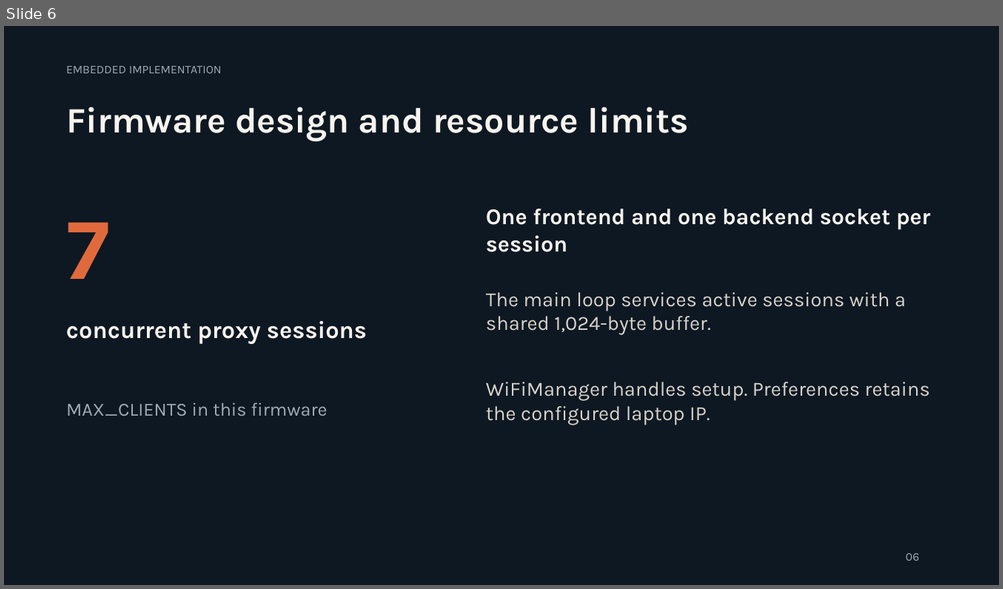
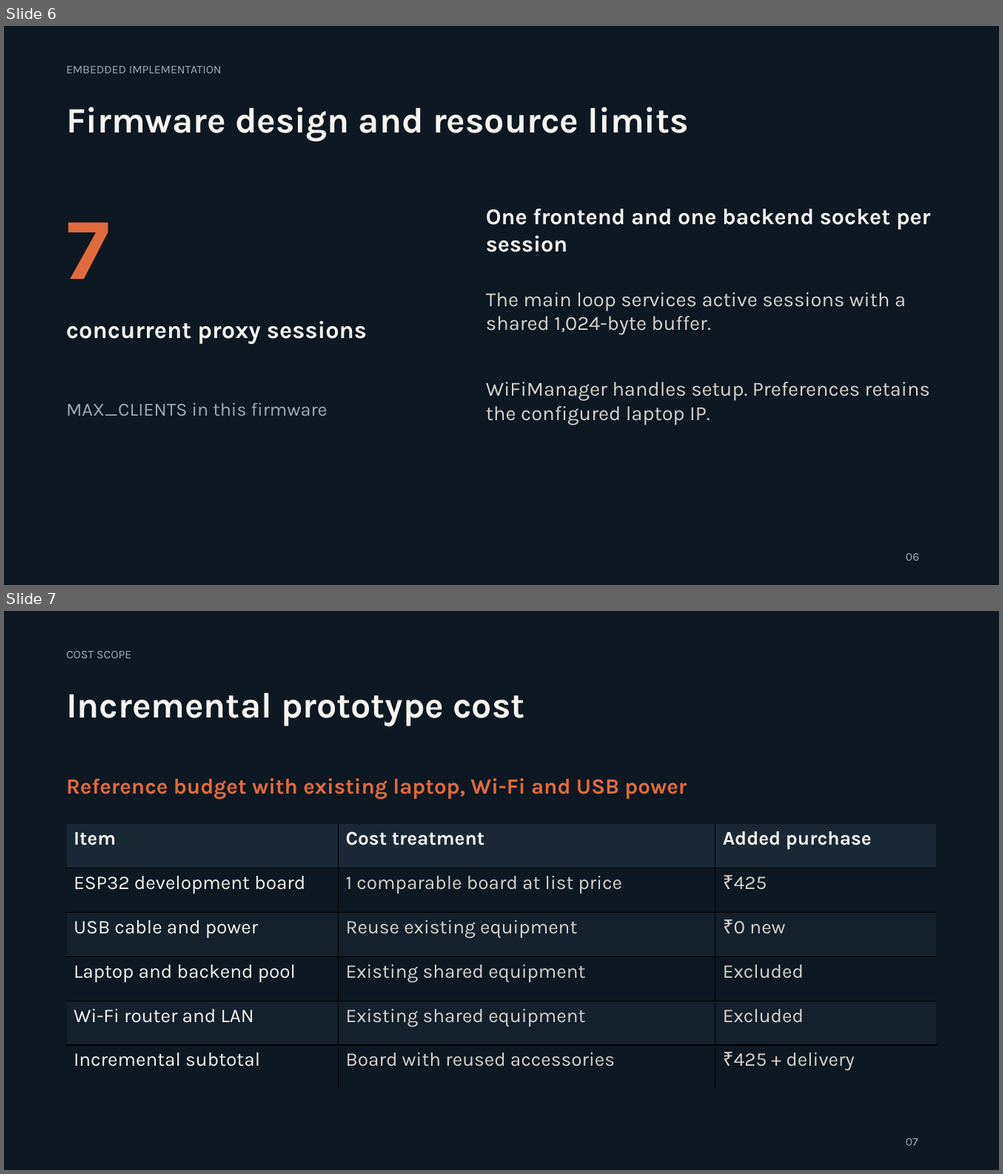
Before and after one commit to Abhyuday-06/Esp32LoadBal, a slide deck: presentation/ESP32_RL_Load_Balancer.pptx. Shown one above the other, each under a label of ours: slide 6 before the commit, slides 6 and 7 after it. The pictures are 1003x589 and 1003x1174 pixels, drawn with LibreOffice and Linux fonts; fonts in the diff are those of the drawing. Boxes give left, top, right and bottom in pixels: in the first picture for what was removed or moved away, otherwise in the second. Text is boxed around its words. In the diff, an @@ line names an element or a change of style, - is before the commit and + after.

Commit message:
docs: add DA3 cost comparison and savings analysis

```diff
--- a/presentation/ESP32_RL_Load_Balancer.pptx
+++ b/presentation/ESP32_RL_Load_Balancer.pptx
@@ slide 7 added at (4,611,999,1170), background #0E1822 @@
@@ text added at (66,651,131,658), 11.2 pt, text #A0ABB5 @@
+COST SCOPE
@@ text added at (66,693,524,726), 34.5 pt, text #F7F4EE, bold @@
+Incremental prototype cost
@@ text added at (66,778,686,799), 21 pt, text #E16A3D, bold @@
+Reference budget with existing laptop, Wi-Fi and USB power
@@ table added at (66,823,936,1089), 6 rows, 3 columns @@
+Item | Cost treatment | Added purchase
+ESP32 development board | 1 comparable board at list price | ₹425
+USB cable and power | Reuse existing equipment | ₹0 new
+Laptop and backend pool | Existing shared equipment | Excluded
+Wi-Fi router and LAN | Existing shared equipment | Excluded
+Incremental subtotal | Board with reused accessories | ₹425 + delivery
@@ text added at (905,1139,918,1146), 11.2 pt, text #A0ABB5 @@
+07
```
Also in this commit, not shown: 15 slides changed, 4 other slides added, 1 other file.
